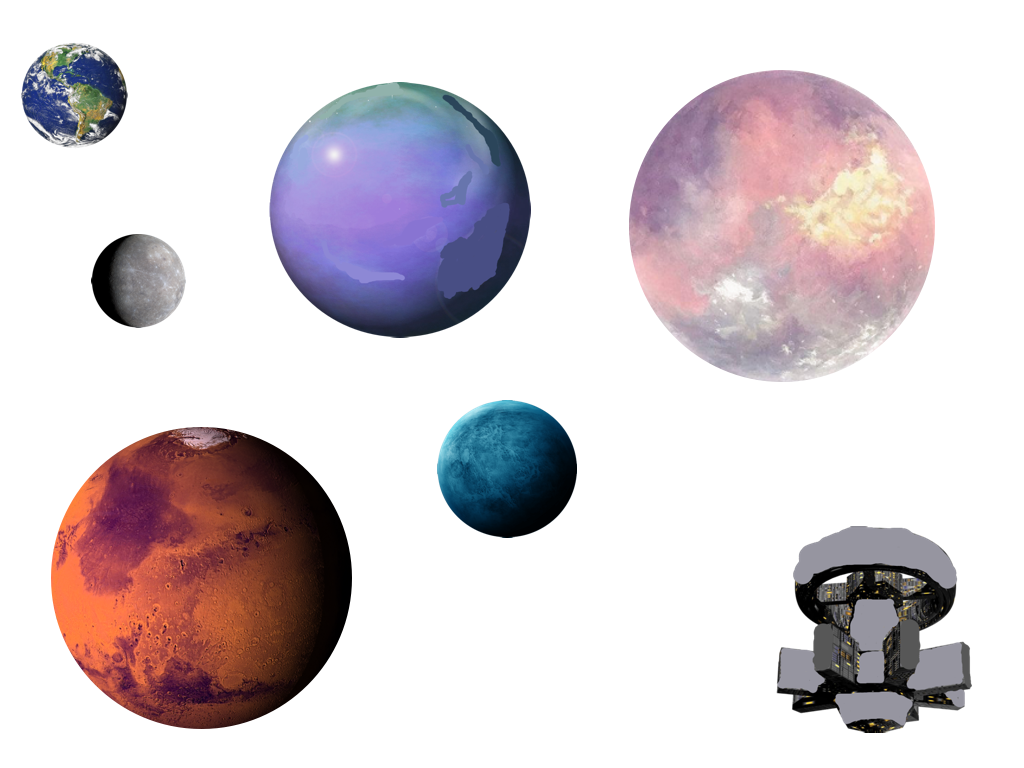
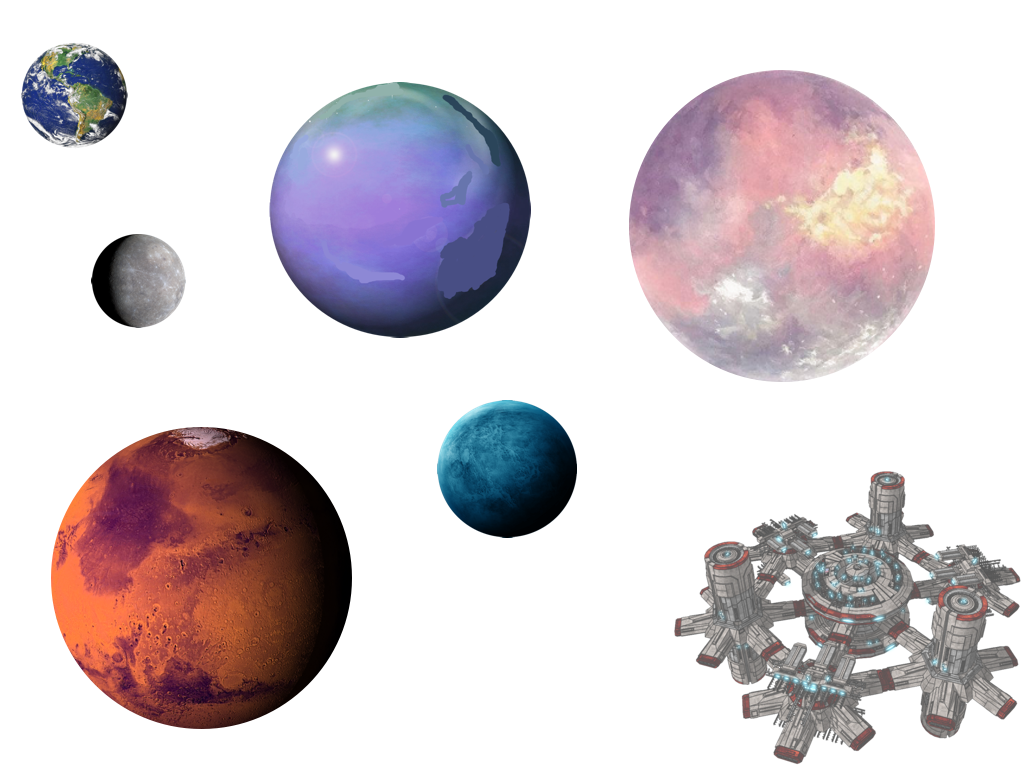
Layer changes from the first w=1024, h=768 image to the second:
moved "outpost3366" above "yidow-prime", painted on it over [674, 471, 1021, 765]
